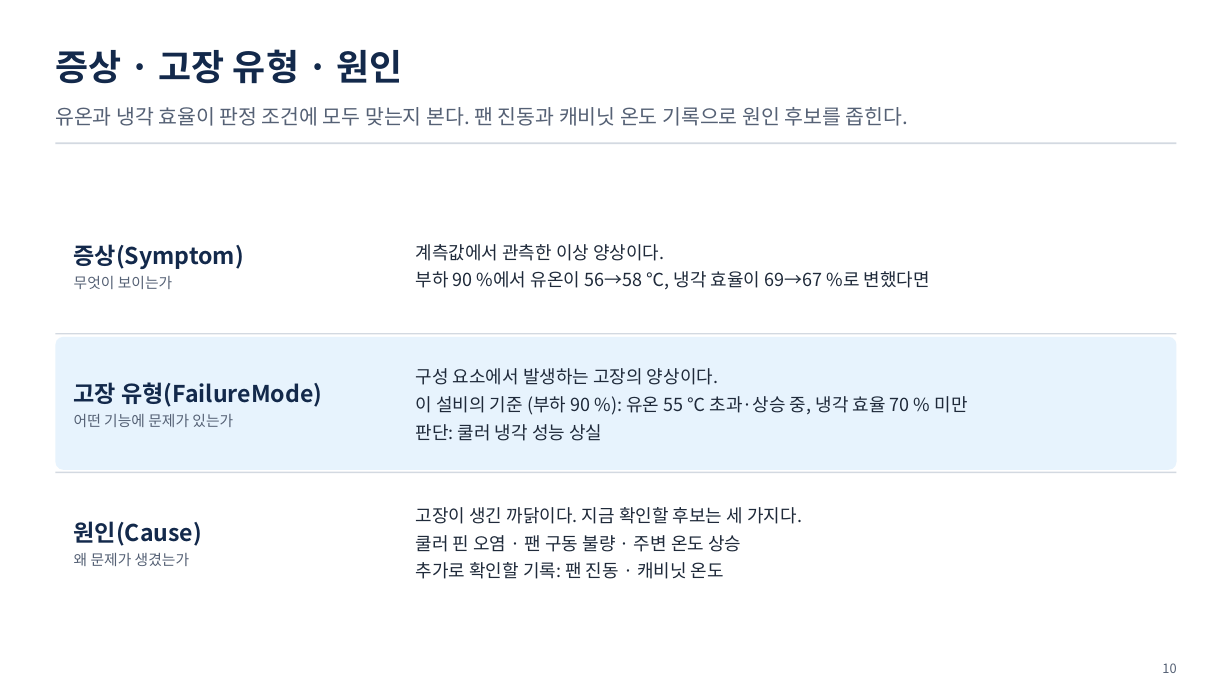
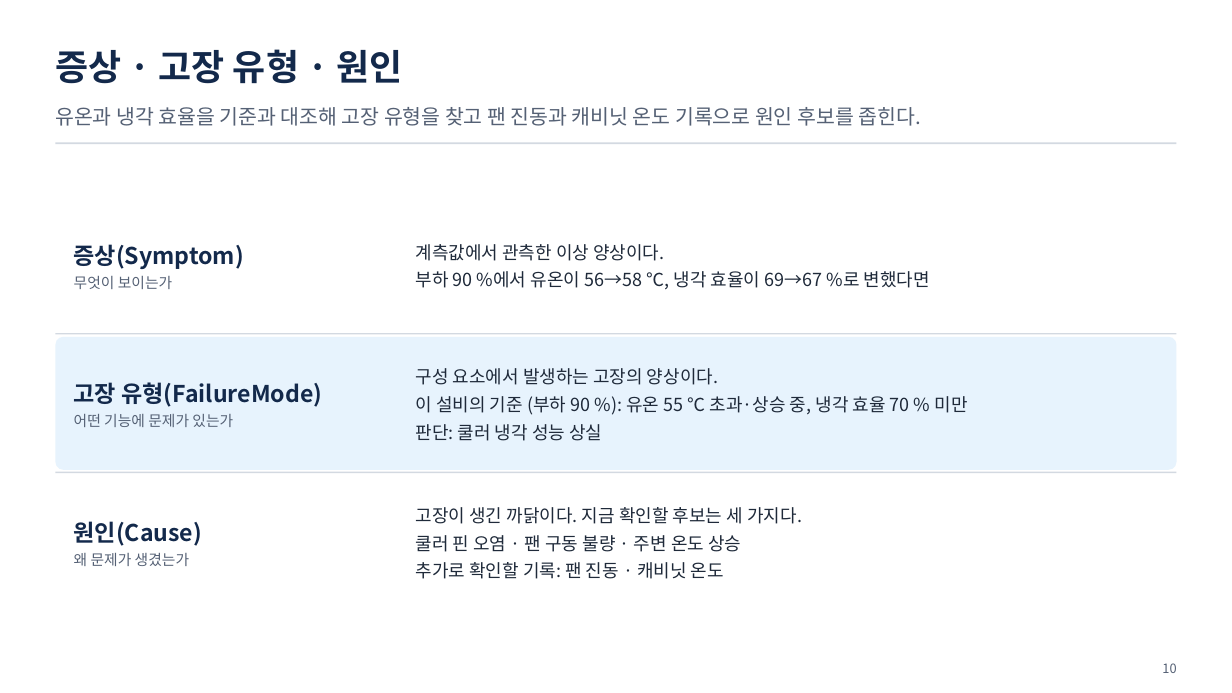
Before and after one commit to uengine-oss/hyd-iot-edu, a slide deck: slide 10 of workspace/강의제작/산출물/통합반/이론/02회차/통합반_02일차.pptx. Drawn at 1232x693 pixels with LibreOffice and Linux fonts; fonts in the diff are those of the drawing. Boxes give left, top, right and bottom in pixels: in the first picture for what was removed or moved away, otherwise in the second. Text is boxed around its words. In the diff, an @@ line names an element or a change of style, - is before the commit and + after.

Commit message:
통합반 2회차 온라인 79장·3편을 동일 덱으로 확정하고 낭독·강조·쉼·제작명령을 인계

```diff
--- a/workspace/강의제작/산출물/통합반/이론/02회차/통합반_02일차.pptx
+++ b/workspace/강의제작/산출물/통합반/이론/02회차/통합반_02일차.pptx
@@ text at bbox=[55, 107, 921, 126]: text changed @@
-유온과 냉각 효율이 판정 조건에 모두 맞는지 본다. 팬 진동과 캐비닛 온도 기록으로 원인 후보를 좁힌다.
+유온과 냉각 효율을 기준과 대조해 고장 유형을 찾고 팬 진동과 캐비닛 온도 기록으로 원인 후보를 좁힌다.
```
Also in this commit, not shown: 6 other slides changed, 28 other files.
